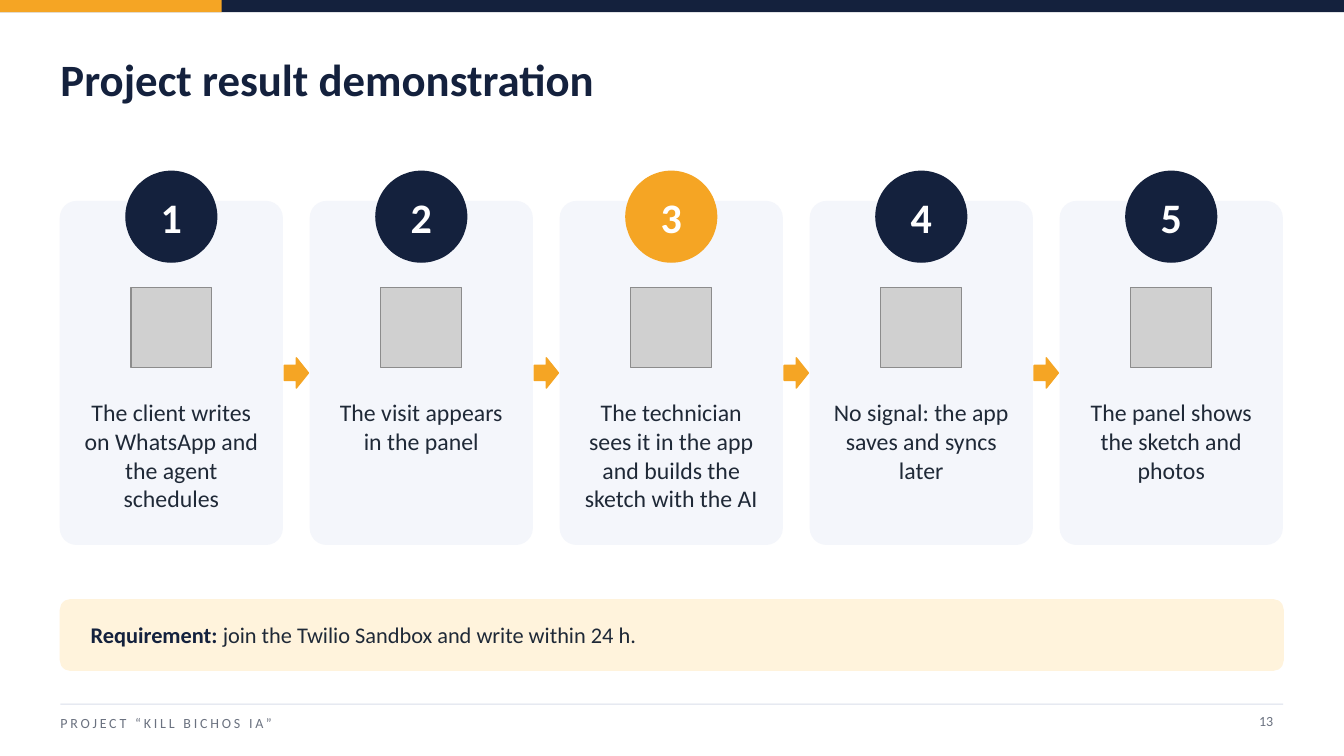
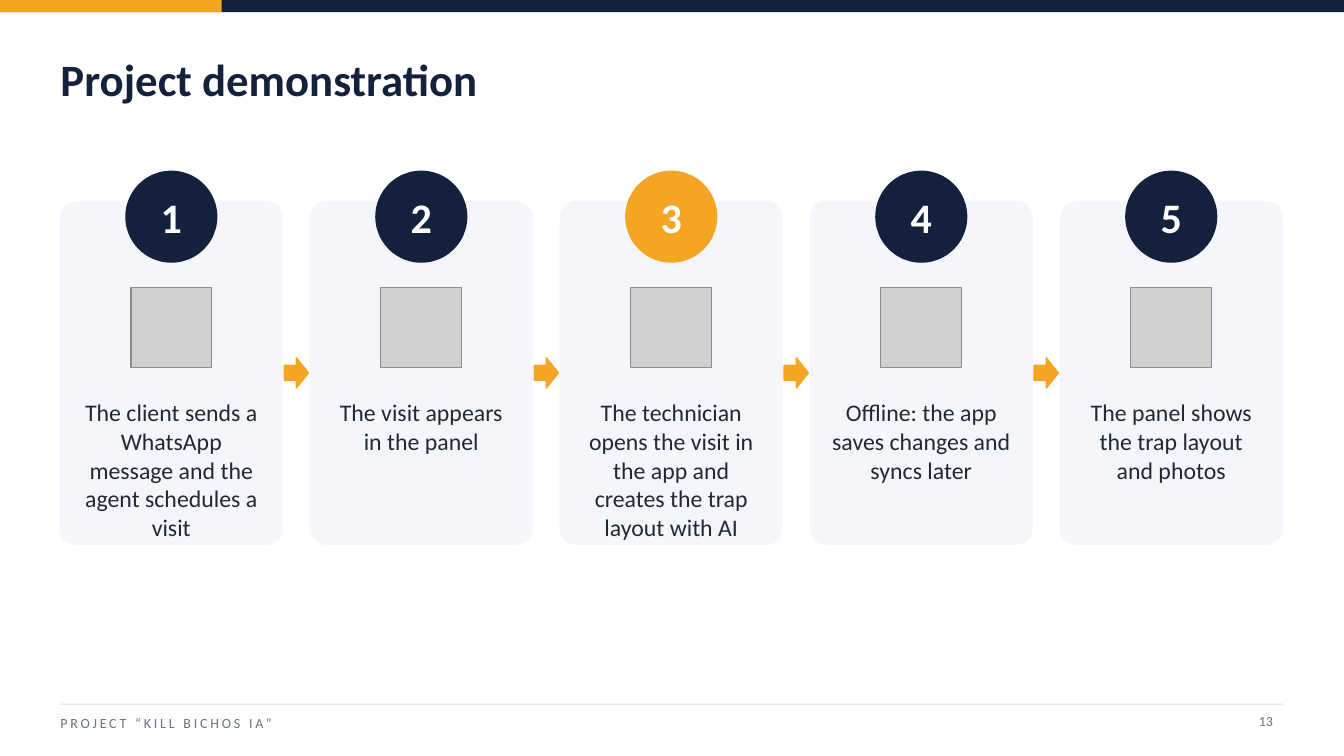
Before and after one commit to j4vierlb/PROYECTO-TESIS-, a slide deck: slide 13 of Fase 3/Evidencias Grupales/Presentación Final del proyecto (Inglés).pptx. Drawn at 1344x756 pixels with LibreOffice and Linux fonts; fonts in the diff are those of the drawing; grey boxes stand for pictures; background and template pictures are left out. Boxes give left, top, right and bottom in pixels: in the first picture for what was removed or moved away, otherwise in the second. Text is boxed around its words. In the diff, an @@ line names an element or a change of style, - is before the commit and + after.

```diff
--- a/Fase 3/Evidencias Grupales/Presentación Final del proyecto (Inglés).pptx
+++ b/Fase 3/Evidencias Grupales/Presentación Final del proyecto (Inglés).pptx
@@ text at [60, 64, 477, 104]: text changed @@
-Project result demonstration
+Project demonstration
@@ text at [85, 404, 257, 536]: text changed @@
-The client writes on WhatsApp and the agent schedules
+The client sends a WhatsApp message and the agent schedules a visit
@@ text at [589, 404, 753, 540]: text changed @@
-The technician sees it in the app and builds the sketch with the AI
+The technician opens the visit in the app and creates the trap layout with AI
@@ text at [832, 404, 1010, 483]: text changed @@
-No signal: the app saves and syncs later
+Offline: the app saves changes and syncs later
@@ text at [1091, 404, 1252, 483]: text changed @@
-The panel shows the sketch and photos
+The panel shows the trap layout and photos
@@ rounded rectangle removed at [60, 600, 1284, 670] @@
@@ text removed at [91, 627, 636, 647] @@
-Requirement: join the Twilio Sandbox and write within 24 h.
```
Also in this commit, not shown: 17 other slides changed, 3 other files.
